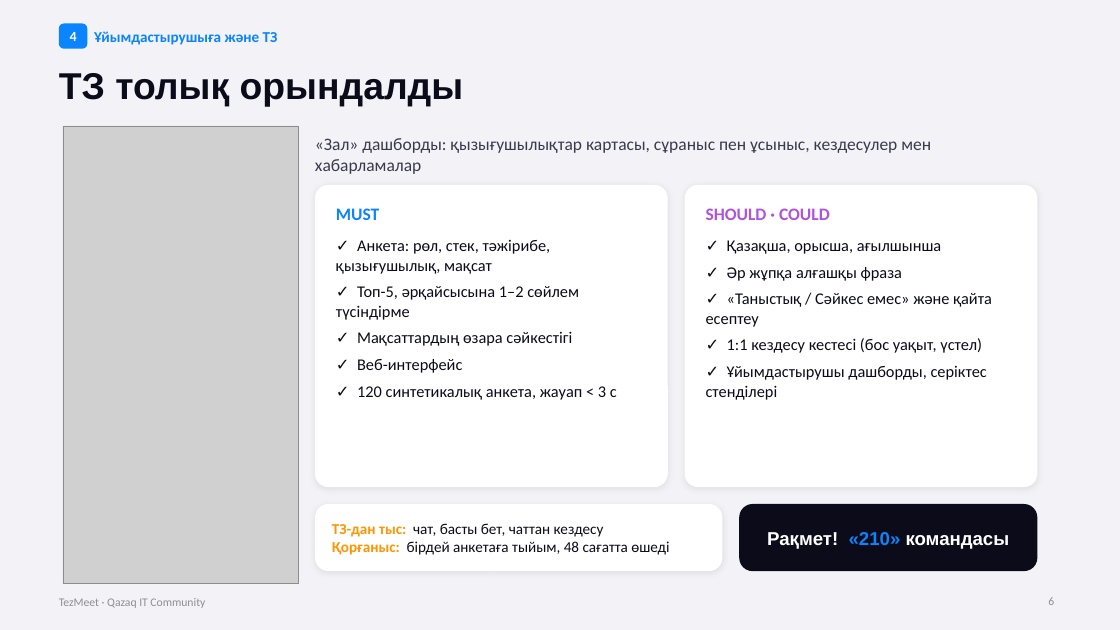
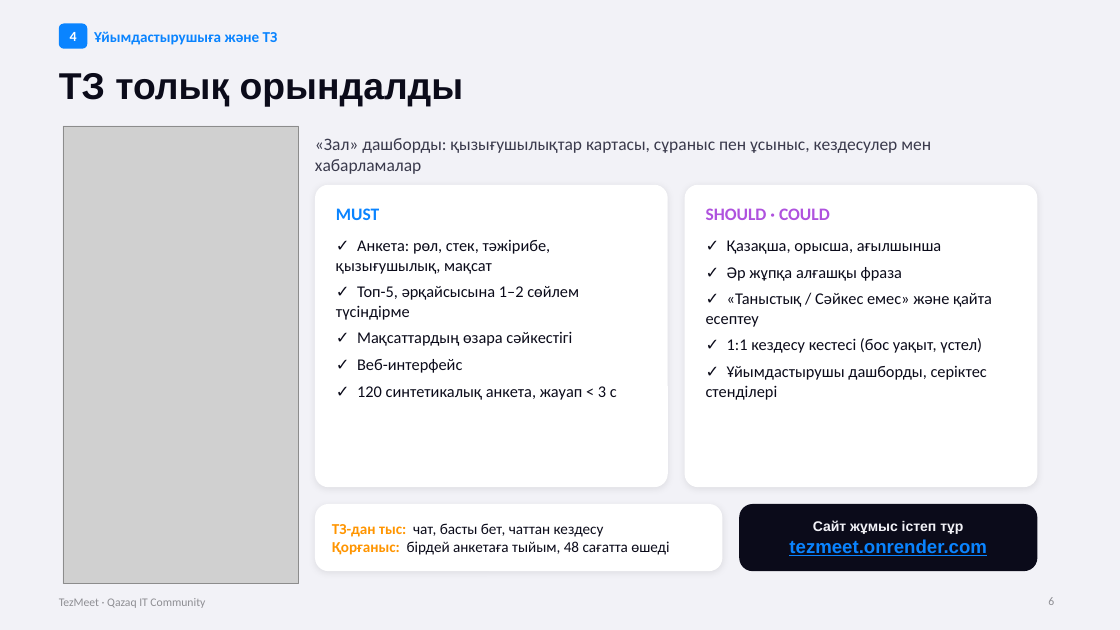
Before and after one commit to Armannn2121/tezmeet, a slide deck: slide 6 of presentation/TezMeet-qorgau.pptx. Drawn at 1120x630 pixels with LibreOffice and Linux fonts; fonts in the diff are those of the drawing; grey boxes stand for pictures; background and template pictures are left out. Boxes give left, top, right and bottom in pixels: in the first picture for what was removed or moved away, otherwise in the second. Text is boxed around its words. In the diff, an @@ line names an element or a change of style, - is before the commit and + after.

```diff
--- a/presentation/TezMeet-qorgau.pptx
+++ b/presentation/TezMeet-qorgau.pptx
@@ text at (789,520,986,556): text changed; text colour #FFFFFF to #0A84FF @@
-Рақмет! «210» командасы
+Сайт жұмыс істеп тұр
+tezmeet.onrender.com
```
Also in this commit, not shown: 1 slide added.
